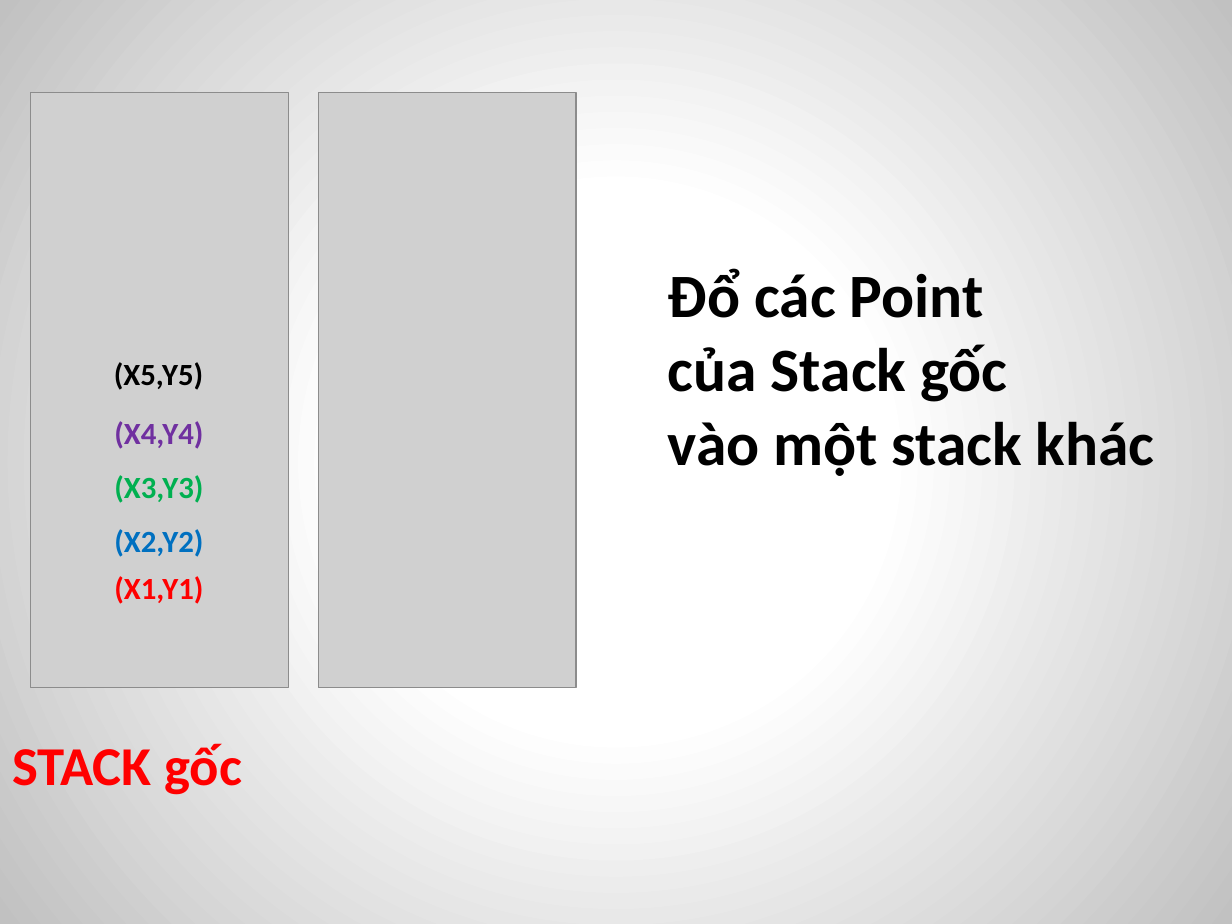
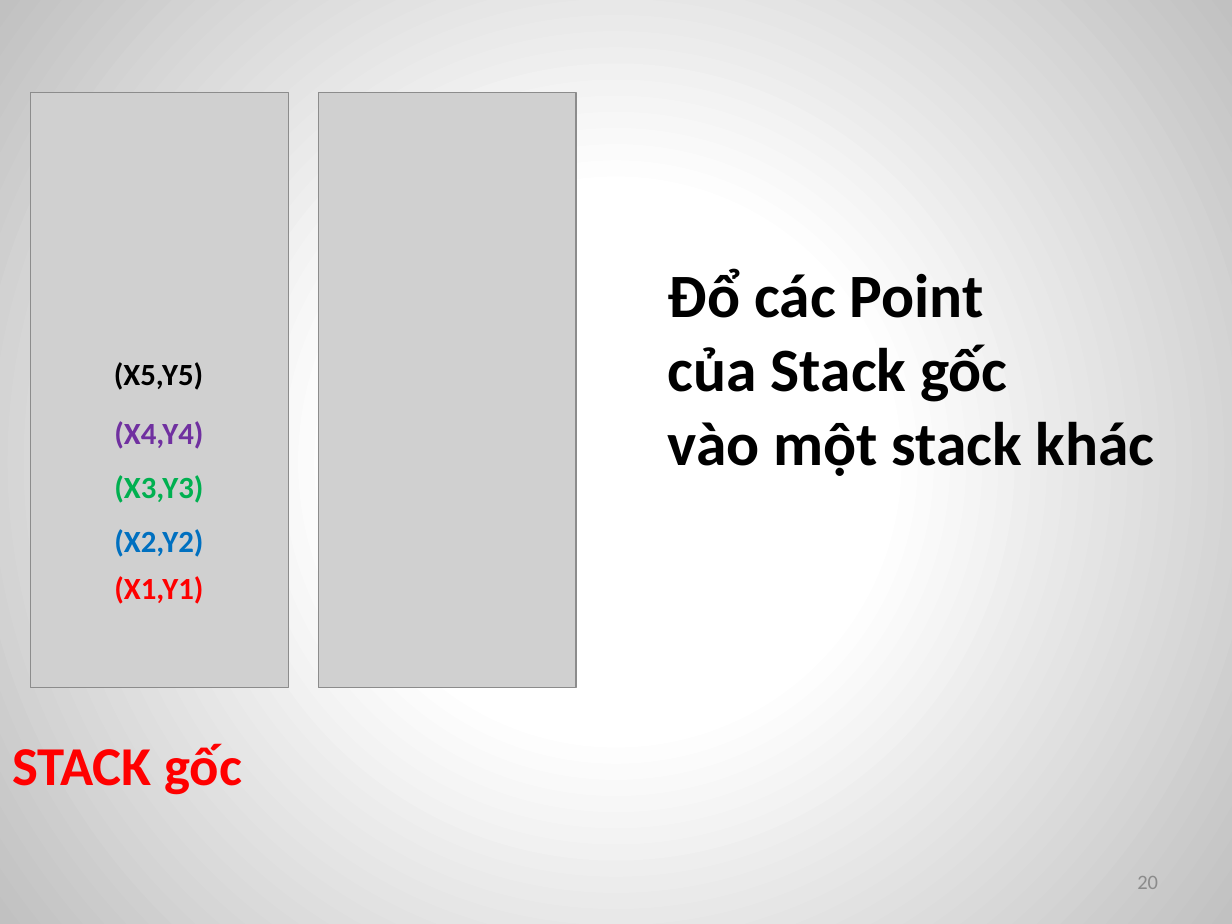
Before and after one commit to MrXiX/CARO-2-NGUOI, a slide deck: slide 20 of doancarohki1819.pptx (slide 19 before the commit). Drawn at 1232x924 pixels with LibreOffice and Linux fonts; fonts in the diff are those of the drawing; grey boxes stand for pictures. Boxes give left, top, right and bottom in pixels: in the first picture for what was removed or moved away, otherwise in the second. Text is boxed around its words. In the diff, an @@ line names an element or a change of style, - is before the commit and + after.

```diff
--- a/doancarohki1819.pptx
+++ b/doancarohki1819.pptx
@@ page number added at [1137,876,1158,889], 12 pt, text #8C8C8C @@
+20
```
Also in this commit, not shown: 22 other slides changed, 5 slides added, 3 slides removed, 8 other files.
